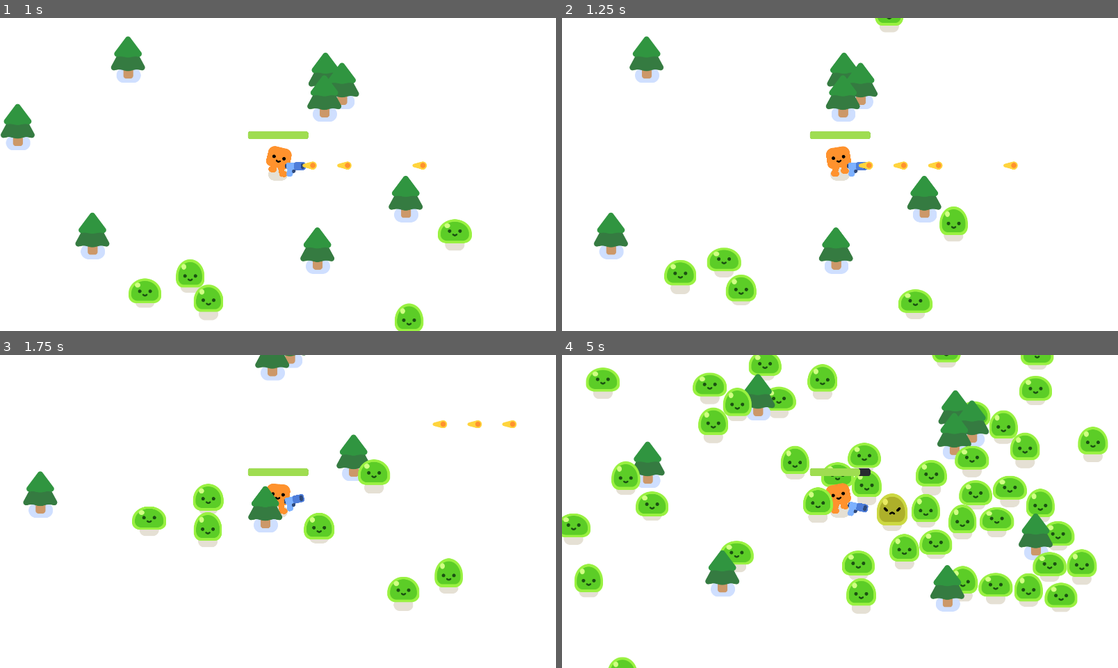
Above: before the commit, frames 1-4 (two rows, left to right).
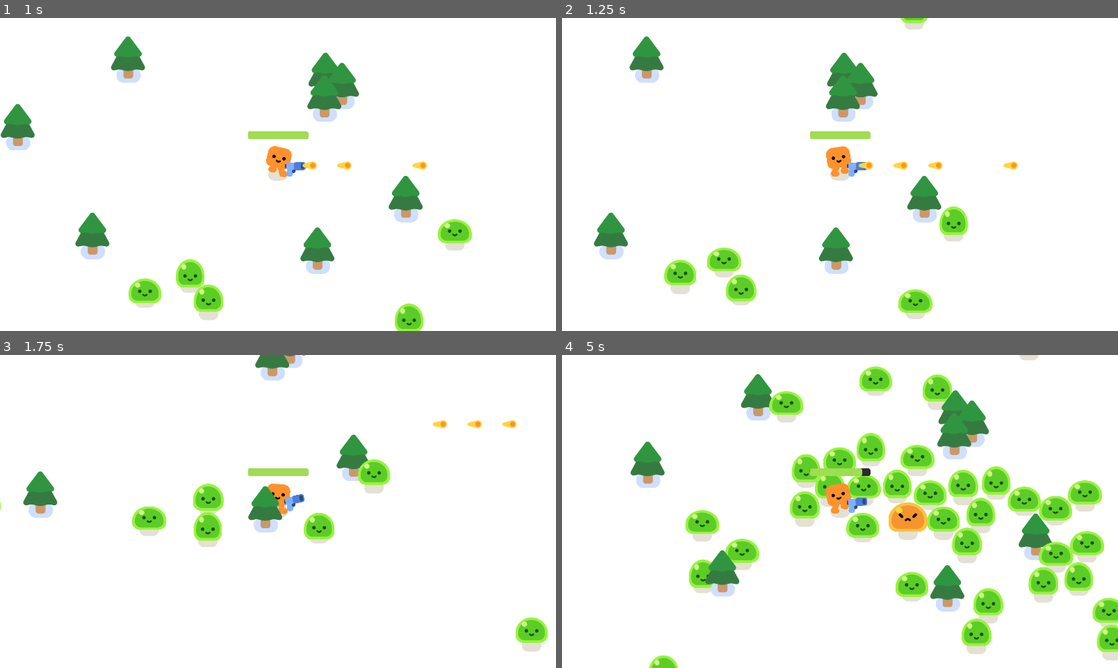
Above: after the commit, the same moments.

Repository: autrera/tutorial-survivors
Game: Godot game, scene res://survivors_game.tscn
Same seed, same stepped clock (60 frames per second), same inputs: the game is played once before the commit and once after it.
Inputs:
- Up to frame 1 (1 s): hold D (move_right) from 0.53 s (still down)
- Up to frame 2 (1.25 s): keep holding D (move_right)
- Up to frame 3 (1.75 s): release D (move_right) at 1.28 s; hold S (move_down) from 1.28 s (still down)
- Up to frame 4 (5 s): release S (move_down) at 2.03 s; hold D (move_right) 2.03-2.78 s; hold W (move_up) 2.78-3.53 s; hold A (move_left) from 3.53 s (still down)

Frame 1 is identical in both runs. In frame 2, 0.3% of the frame differs, in the area x 56-66%, y 0-5%; in frame 3, 1.4%; in frame 4, 26%, in the area x 0-100%, y 0-100%.

Commit message:
Fix the spawn path not following the player

Diff:
--- a/survivors_game.tscn
+++ b/survivors_game.tscn
@@ -24,6 +24,15 @@
 [node name="Player" parent="." instance=ExtResource("1_3cish")]
 position = Vector2(952, 561)
 
+[node name="Path2D" type="Path2D" parent="Player"]
+position = Vector2(-952, -561)
+curve = SubResource("Curve2D_l26od")
+
+[node name="PathFollow2D" type="PathFollow2D" parent="Player/Path2D"]
+unique_name_in_owner = true
+position = Vector2(-135, -82)
+rotation = -0.00277008
+
 [node name="PineTree" parent="." instance=ExtResource("2_y3pti")]
 position = Vector2(323, 452)
 
@@ -48,14 +57,6 @@
 [node name="PineTree8" parent="." instance=ExtResource("2_y3pti")]
 position = Vector2(1382, 353)
 
-[node name="Path2D" type="Path2D" parent="."]
-curve = SubResource("Curve2D_l26od")
-
-[node name="PathFollow2D" type="PathFollow2D" parent="Path2D"]
-unique_name_in_owner = true
-position = Vector2(-135, -82)
-rotation = -0.00277008
-
 [node name="Timer" type="Timer" parent="."]
 wait_time = 0.1
 autostart = true
